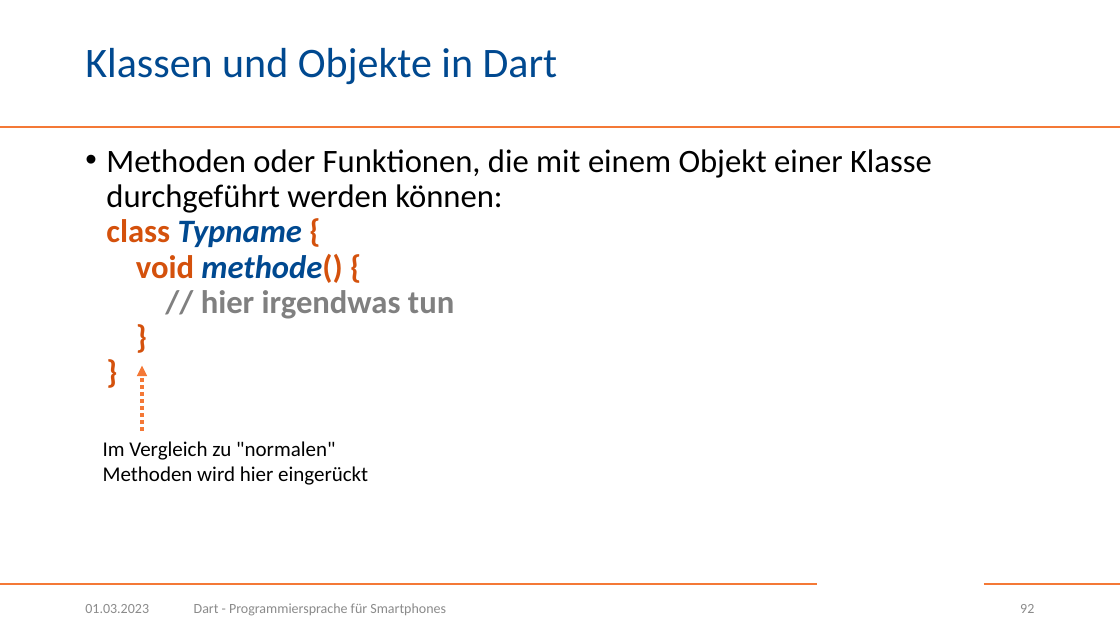
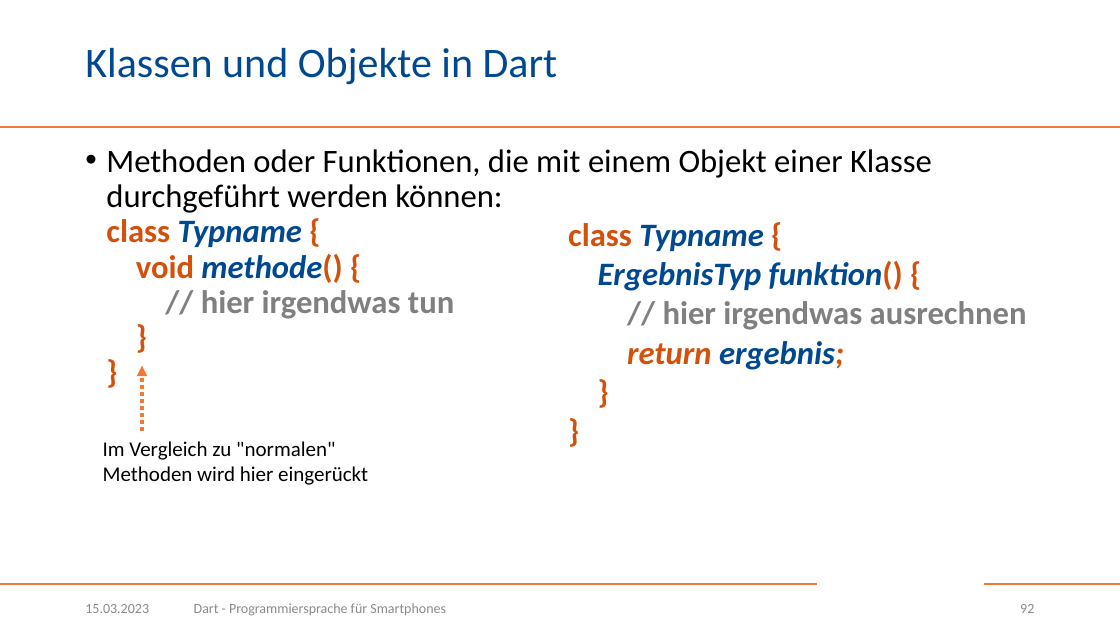
Before and after one commit to BogyMitutoyoCTL/BOGY-App-2023-04, a slide deck: slide 92 of Dart.pptx. Drawn at 1120x630 pixels with LibreOffice and Linux fonts; fonts in the diff are those of the drawing; background and template pictures are left out. Boxes give left, top, right and bottom in pixels: in the first picture for what was removed or moved away, otherwise in the second. Text is boxed around its words. In the diff, an @@ line names an element or a change of style, - is before the commit and + after.

```diff
--- a/Dart.pptx
+++ b/Dart.pptx
@@ text added at (568,223,1027,370), 28 pt, text #004990, bold, italic @@
+class Typname {
+ErgebnisTyp funktion() {
+// hier irgendwas ausrechnen
+return ergebnis;
+}
+}
@@ text at (85,604,149,613): text changed @@
-01.03.2023
+15.03.2023
```
Also in this commit, not shown: 99 other slides changed, 1 other file.
